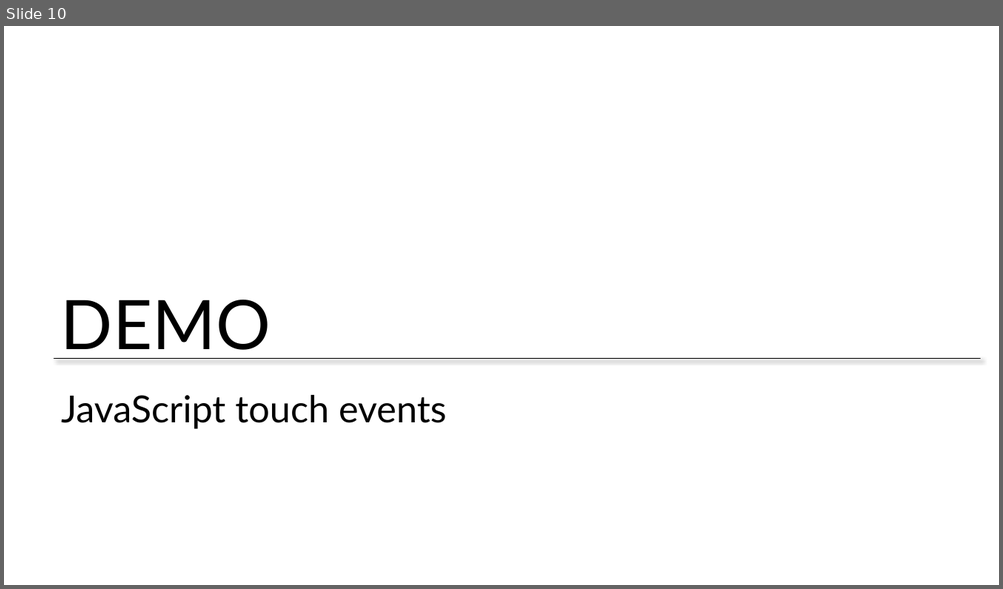
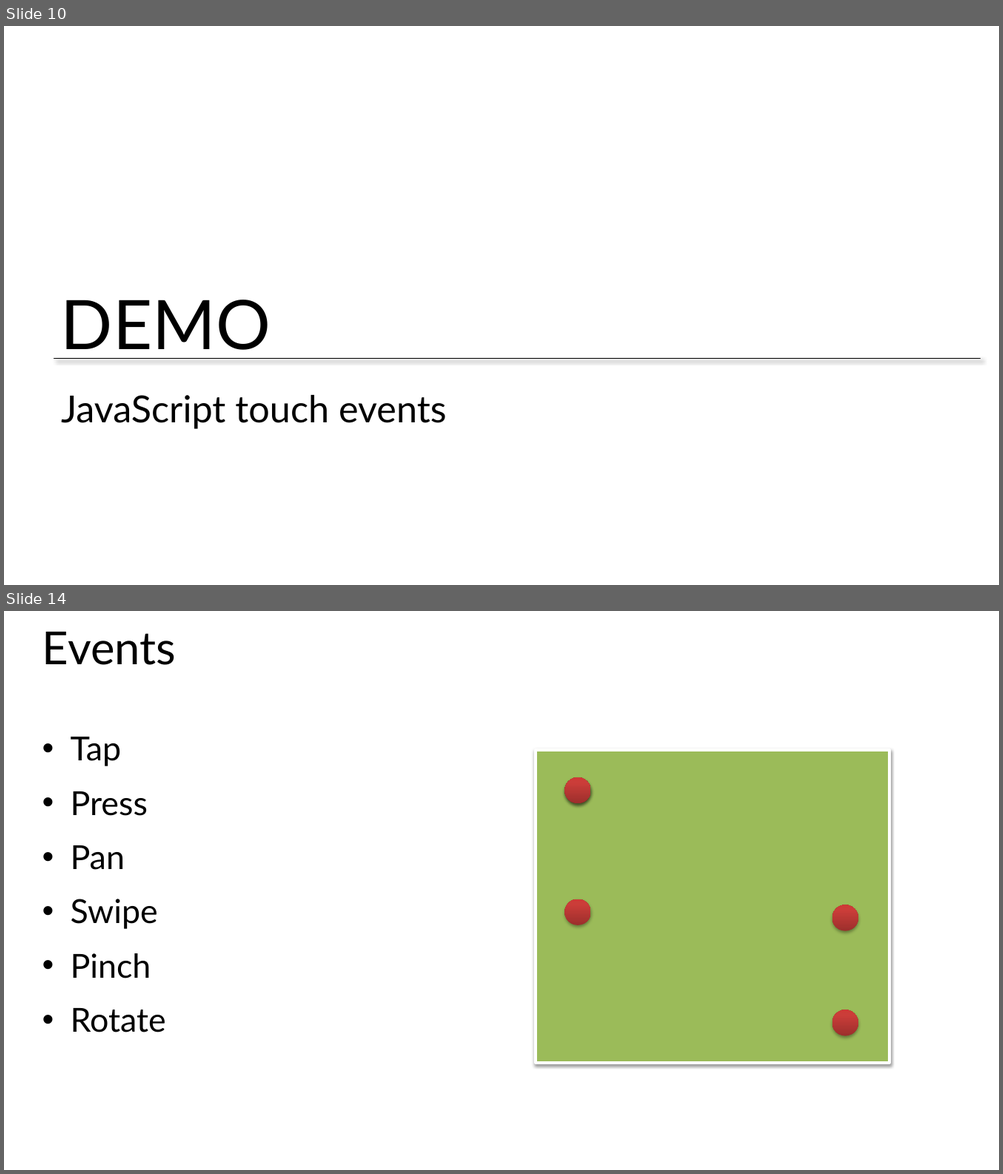
Before and after one commit to CharaD7/FrayedKnot, a slide deck: Slides/Mod 3 - Integrating Touch.pptx. Shown one above the other, each under a label of ours: slide 10 before the commit, slides 10 and 14 after it; the slides between them are not shown. The pictures are 1003x589 and 1003x1174 pixels, drawn with LibreOffice and Linux fonts; fonts in the diff are those of the drawing; background and template pictures are left out. Boxes give left, top, right and bottom in pixels: in the first picture for what was removed or moved away, otherwise in the second. Text is boxed around its words. In the diff, an @@ line names an element or a change of style, - is before the commit and + after.

```diff
--- a/Slides/Mod 3 - Integrating Touch.pptx
+++ b/Slides/Mod 3 - Integrating Touch.pptx
@@ slide 14 added at (4, 611, 999, 1170), background #FFFFFF @@
@@ title added at (42, 632, 176, 665), 44 pt, text #000000 @@
+Events
@@ text added at (71, 737, 166, 1033), 32 pt, text #000000 @@
+• Tap
+• Press
+• Pan
+• Swipe
+• Pinch
+• Rotate
@@ rectangle added at (536, 750, 890, 1062), fill #9BBB59, outline #FFFFFF 3 pt @@
@@ ellipse added at (564, 777, 590, 803), fill gradient #9C2F2D to #CB3E3A to #CE3B37 @@
@@ ellipse added at (564, 777, 590, 803), fill gradient #9C2F2D to #CB3E3A to #CE3B37 @@
@@ ellipse added at (564, 900, 590, 925), fill gradient #9C2F2D to #CB3E3A to #CE3B37 @@
@@ ellipse added at (832, 905, 858, 931), fill gradient #9C2F2D to #CB3E3A to #CE3B37 @@
@@ ellipse added at (832, 1010, 858, 1037), fill gradient #9C2F2D to #CB3E3A to #CE3B37 @@
```
Also in this commit, not shown: 8 other slides added, 20 other files.
